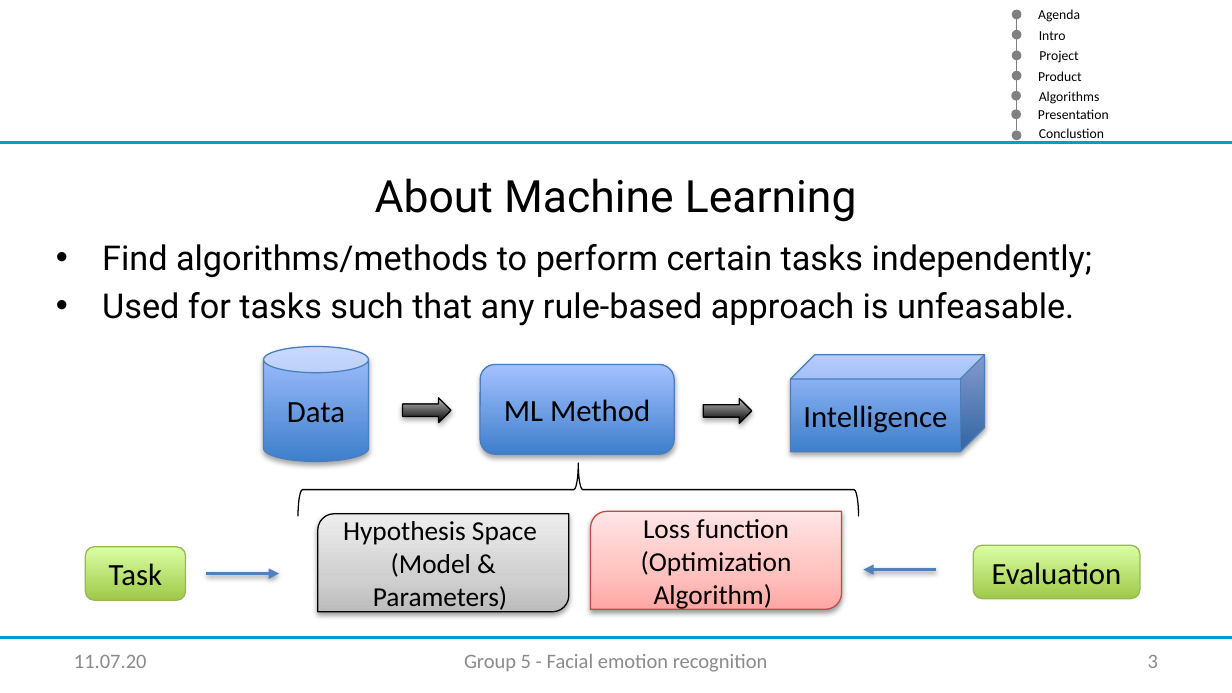
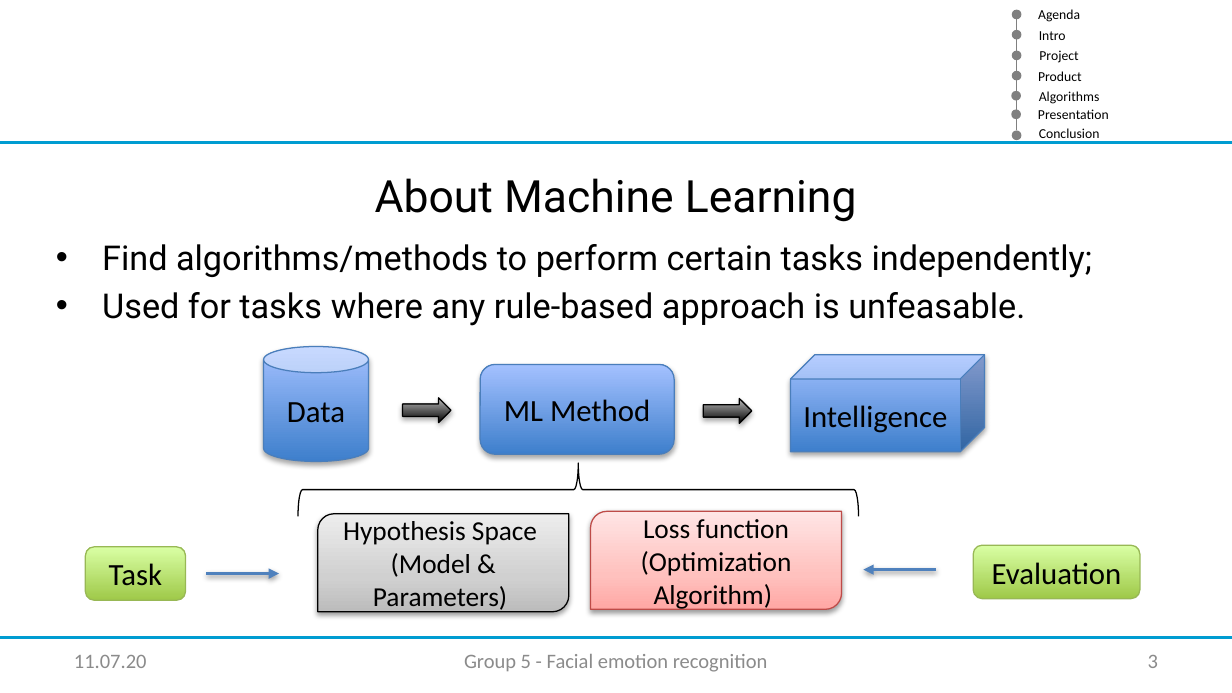
Before and after one commit to XamLe/facial_emotion, a slide deck: slide 3 of Documentation/Master Vortrag ML_group5_v01.pptx. Drawn at 1232x693 pixels with LibreOffice and Linux fonts; fonts in the diff are those of the drawing; background and template pictures are left out. Boxes give left, top, right and bottom in pixels: in the first picture for what was removed or moved away, otherwise in the second. Text is boxed around its words. In the diff, an @@ line names an element or a change of style, - is before the commit and + after.

Commit message:
PPT

```diff
--- a/Documentation/Master Vortrag ML_group5_v01.pptx
+++ b/Documentation/Master Vortrag ML_group5_v01.pptx
@@ text at (1039, 128, 1100, 142): text changed @@
-Conclustion
+Conclusion
@@ text at (102, 292, 1025, 326): text changed @@
-• Used for tasks such that any rule-based approach is unfeasable.
+• Used for tasks where any rule-based approach is unfeasable.
```
Also in this commit, not shown: 23 other slides changed.
